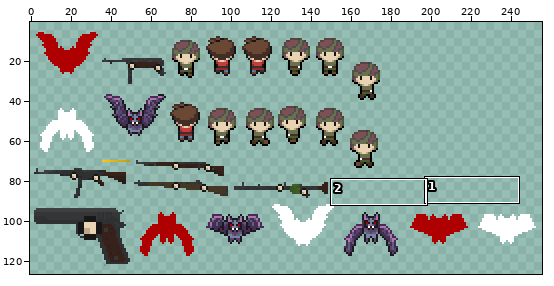
Two versions of one sprite sheet, assets/pls_survivor.png. The picture above shows the old version from afar; the outline marks the close-up.
Close-up. Before the edit:
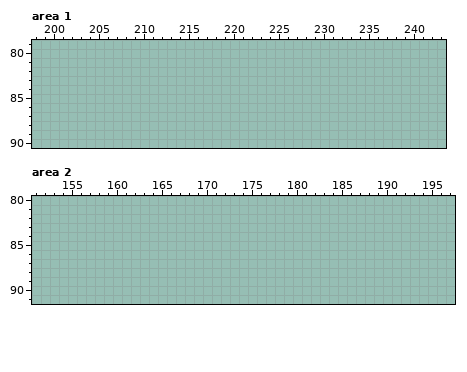
The file is 256x128 pixels. Pixels under 10% opacity are left out. Colours within 5 levels of each other are drawn and written as one. Shown: area 1: x 198..243, y 79..90; area 2: x 151..197, y 80..91. The old version is drawn lined up with the new one. The wide view leaves out empty margins. The commit also changed other parts of the picture, which this record leaves out.
Once edited:
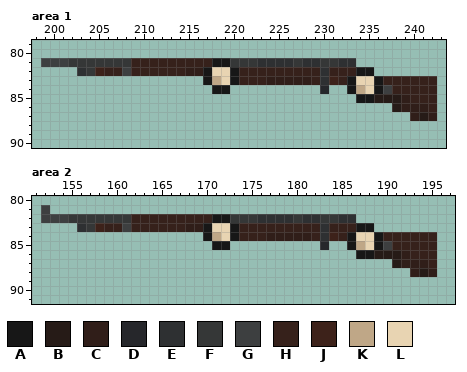
Palette (. is transparent): A #171717  B #261b17  C #301e19  D #26272b  E #2e3032  F #353737  G #3d3f40  H #36211b  J #3d221a  K #bfa787  L #e8d4b2
The edit:
drawings rearranged on the sheet (the old picture shows each at its new place)
Area 1:
The author put colour A in row 81 at x 218 to 219; in row 82 at x 217, 220 and 234 to 235; in row 83 at x 217, 220, 233 and 236; in row 84 at x 218 to 219, 233 and 236; in row 85 at x 234 to 235.
The author put colour B in row 85 at x 236 to 238; in row 86 at x 238; in row 87 at x 241.
The author put colour C in row 82 at x 215 to 216; in row 83 at x 224 to 228; in row 85 at x 239; in row 86 at x 239 to 241; in row 87 at x 240 and 242.
The author put colour D in row 84 at x 230.
The author put colour E in row 81 at x 223 to 226, 228 to 229 and 232 to 233; in row 82 at x 203 and 230; in row 83 at x 230.
The author put colour F in row 81 at x 202 to 208, 220 to 222, 227 and 230 to 231; in row 82 at x 204.
The author put colour G in row 81 at x 199 to 201; in row 82 at x 208; in row 84 at x 237.
The author put colour H in row 81 at x 209 to 217; in row 82 at x 206 to 207, 209 to 214, 221 to 229 and 231 to 233; in row 83 at x 221 to 223, 229, 232 and 237 to 242; in row 84 at x 238 to 242; in row 85 at x 240 to 242; in row 86 at x 242.
The author put colour J in row 82 at x 205; in row 83 at x 231.
The author put colour K in row 83 at x 218; in row 84 at x 234.
The author put colour L in row 82 at x 218 to 219; in row 83 at x 219 and 234 to 235; in row 84 at x 235.
Area 2:
The author put colour A in row 82 at x 171 to 172; in row 83 at x 170, 173 and 187 to 188; in row 84 at x 170, 173, 186 and 189; in row 85 at x 171 to 172, 186 and 189; in row 86 at x 187 to 188.
The author put colour B in row 86 at x 189 to 191; in row 87 at x 191; in row 88 at x 194.
The author put colour C in row 83 at x 168 to 169; in row 84 at x 177 to 181; in row 86 at x 192; in row 87 at x 192 to 194; in row 88 at x 193 and 195.
The author put colour D in row 85 at x 183.
The author put colour E in row 82 at x 176 to 179, 181 to 182 and 185 to 186; in row 83 at x 156 and 183; in row 84 at x 183.
The author put colour F in row 82 at x 155 to 161, 173 to 175, 180 and 183 to 184; in row 83 at x 157.
The author put colour G in row 81 at x 152; in row 82 at x 152 to 154; in row 83 at x 161; in row 85 at x 190.
The author put colour H in row 82 at x 162 to 170; in row 83 at x 159 to 160, 162 to 167, 174 to 182 and 184 to 186; in row 84 at x 174 to 176, 182, 185 and 190 to 195; in row 85 at x 191 to 195; in row 86 at x 193 to 195; in row 87 at x 195.
The author put colour J in row 83 at x 158; in row 84 at x 184.
The author put colour K in row 84 at x 171; in row 85 at x 187.
The author put colour L in row 83 at x 171 to 172; in row 84 at x 172 and 187 to 188; in row 85 at x 188.
